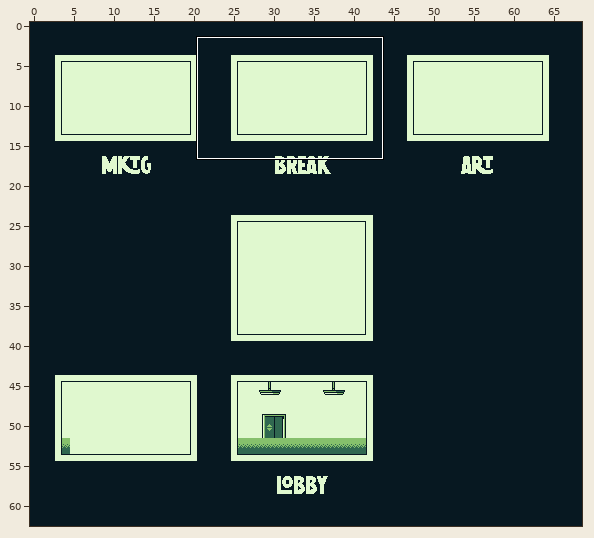
An edit to a level. Tiled map, GGJ_Oct21/assets/_WORKING/Art/Map.tmx. Above, an overview of the earlier version with the close-up marked.
Close-up. The starting point:
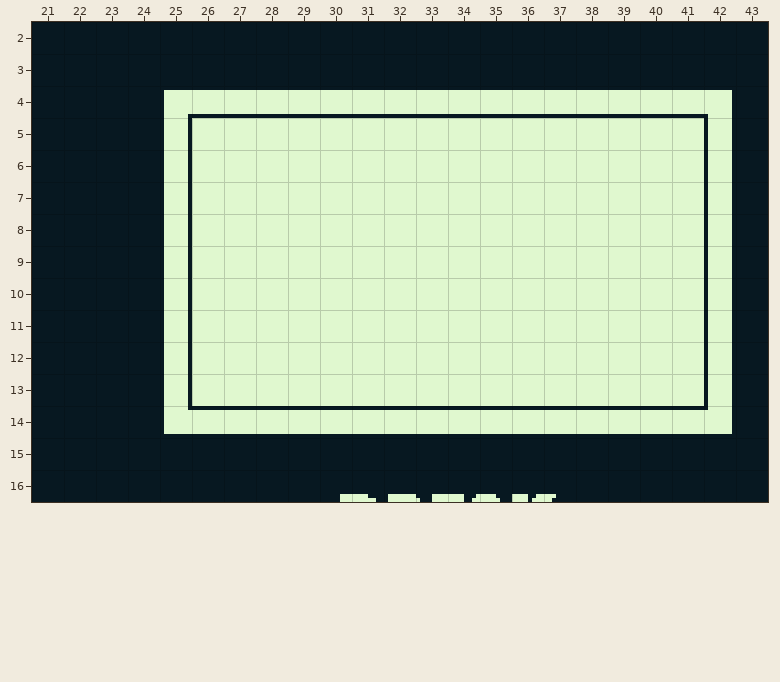
Cells are 8x8 px. Shown: x 21..43, y 2..16. The commit also changed other parts of the map, which this record leaves out.
The result:
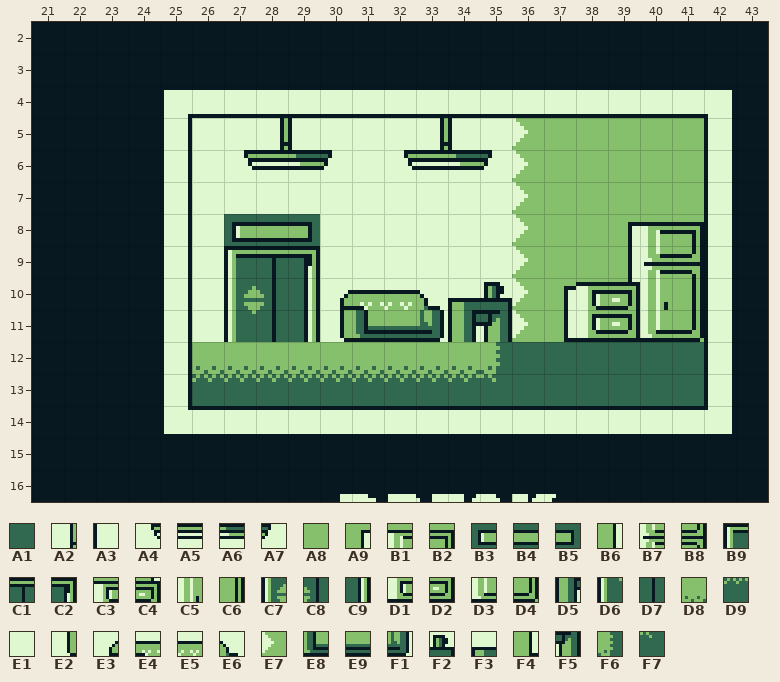
Key: from "F2_Map": A1 90, A2 140, A3 141, A4 199, A5 200, A6 201, A7 202, A8 304, A9 422, B1 423, B2 424, B3 450, B4 451, B5 452, B6 482, B7 483, B8 484, B9 510, C1 511, C2 512, C3 541, C4 542, C5 543, C6 544, C7 570, C8 571, C9 572, D1 601, D2 602, D3 603, D4 604, D5 615, D6 630, D7 631, D8 672, D9 732; from "basemap": E1 349; from "tileset2": E2 315, E3 324, E4 325, E5 326, E6 327, E7 370 flipped left-right, E8 385, E9 386, F1 387, F2 502, F3 560, F4 602, F5 623, F6 671 flipped left-right, F7 731 flipped left-right.
__ is an empty cell.
Tiles replaced or removed in this view: E1.
Diff:
Changed rows in their new state; .. is an unchanged cell.
Layer "Tile Layer 1":
first column x 26:
 5 .. .. A2 A3 .. .. .. A2 A3 .. E7 A8 A8 A8 A8 A8
 6 .. A4 A5 A6 A7 .. A4 A5 A6 A7 E7 A8 A8 A8 A8 A8
 7 .. .. .. .. .. .. .. .. .. .. E7 A8 A8 A8 A8 A8
 8 .. B3 B4 B5 .. .. .. .. .. .. E7 A8 A8 A9 B1 B2
 9 .. B9 C1 C2 .. .. .. .. .. .. E7 A8 A8 B6 B7 B8
10 .. C7 C8 C9 E3 E4 E5 E6 F3 F2 E7 A9 C3 C4 C5 C6
11 .. D6 D7 C9 E2 E8 E9 F1 D5 F5 E7 F4 D1 D2 D3 D4
12 D8 D8 D8 D8 D8 D8 D8 D8 D8 F6 A1 A1 A1 A1 A1 A1
13 D9 D9 D9 D9 D9 D9 D9 D9 D9 F7 A1 A1 A1 A1 A1 A1
Boxes around the changes in both close-ups, in picture pixels (x1, y1, x2, y2):
changed: (192, 118, 704, 406)
